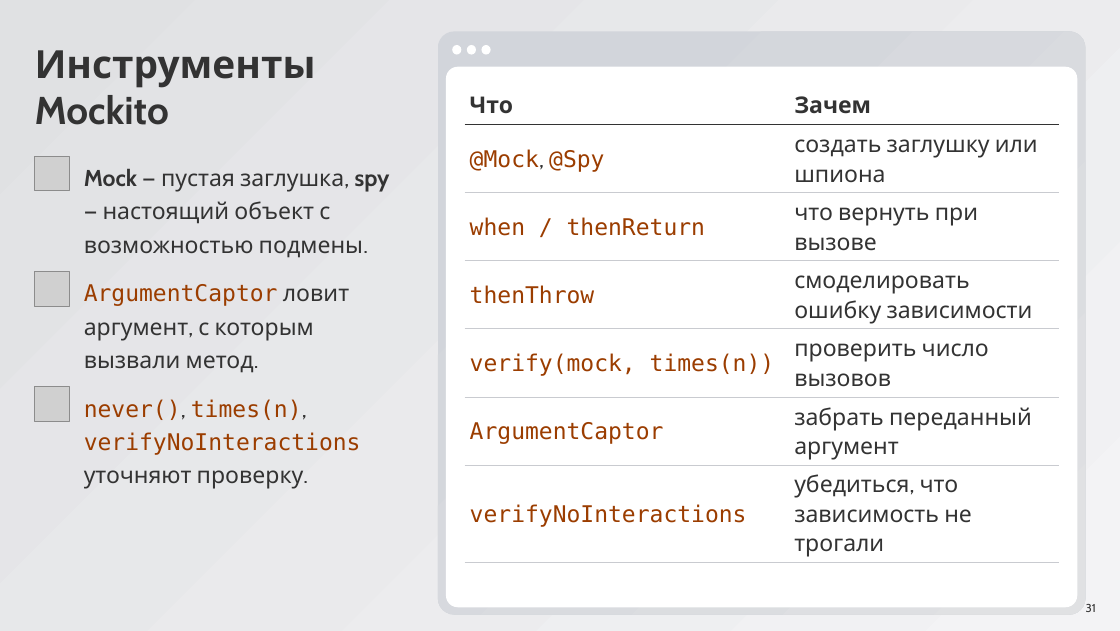
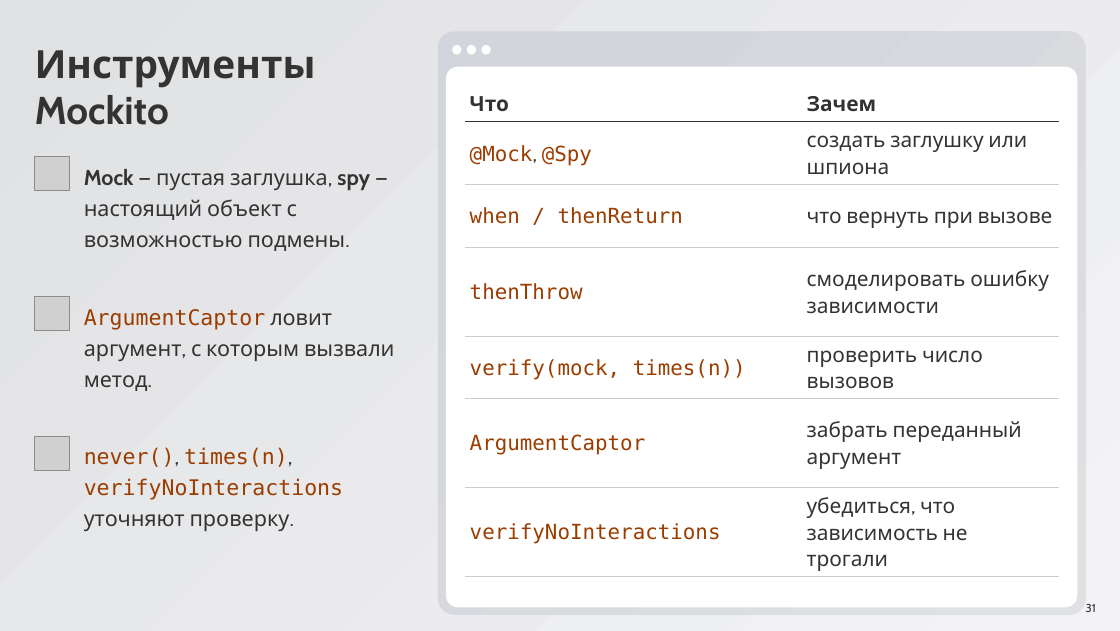
Before and after one commit to ArthurAipov/market-pulse-innopolis, a slide deck: slide 31 of advanced/docs/seminar8/Семинар 8.pptx. Drawn at 1120x631 pixels with LibreOffice and Linux fonts; fonts in the diff are those of the drawing; grey boxes stand for pictures. Boxes give left, top, right and bottom in pixels: in the first picture for what was removed or moved away, otherwise in the second. Text is boxed around its words. In the diff, an @@ line names an element or a change of style, - is before the commit and + after.

```diff
--- a/advanced/docs/seminar8/Семинар 8.pptx
+++ b/advanced/docs/seminar8/Семинар 8.pptx
@@ table at (x1=465, y1=85, x2=1058, y2=577) @@
@@ size 32 to 29 pt @@
@@ picture moved from (x1=35, y1=272, x2=69, y2=306) to (x1=35, y1=296, x2=69, y2=331) @@
@@ text "ArgumentCaptor ловит аргумент, с которым ..." moved from (x1=84, y1=284, x2=349, y2=373) to (x1=84, y1=309, x2=395, y2=391) @@
@@ picture moved from (x1=35, y1=386, x2=69, y2=421) to (x1=35, y1=436, x2=69, y2=471) @@
@@ size 32 to 30 pt in 3 elements at (x1=84, y1=169, x2=370, y2=251), (x1=84, y1=309, x2=395, y2=391), (x1=84, y1=447, x2=343, y2=531) @@
@@ text "never(), times(n), verifyNoInteractions уточняют проверку." moved from (x1=84, y1=399, x2=361, y2=489) to (x1=84, y1=447, x2=343, y2=531) @@
```
Also in this commit, not shown: 30 other slides changed.
